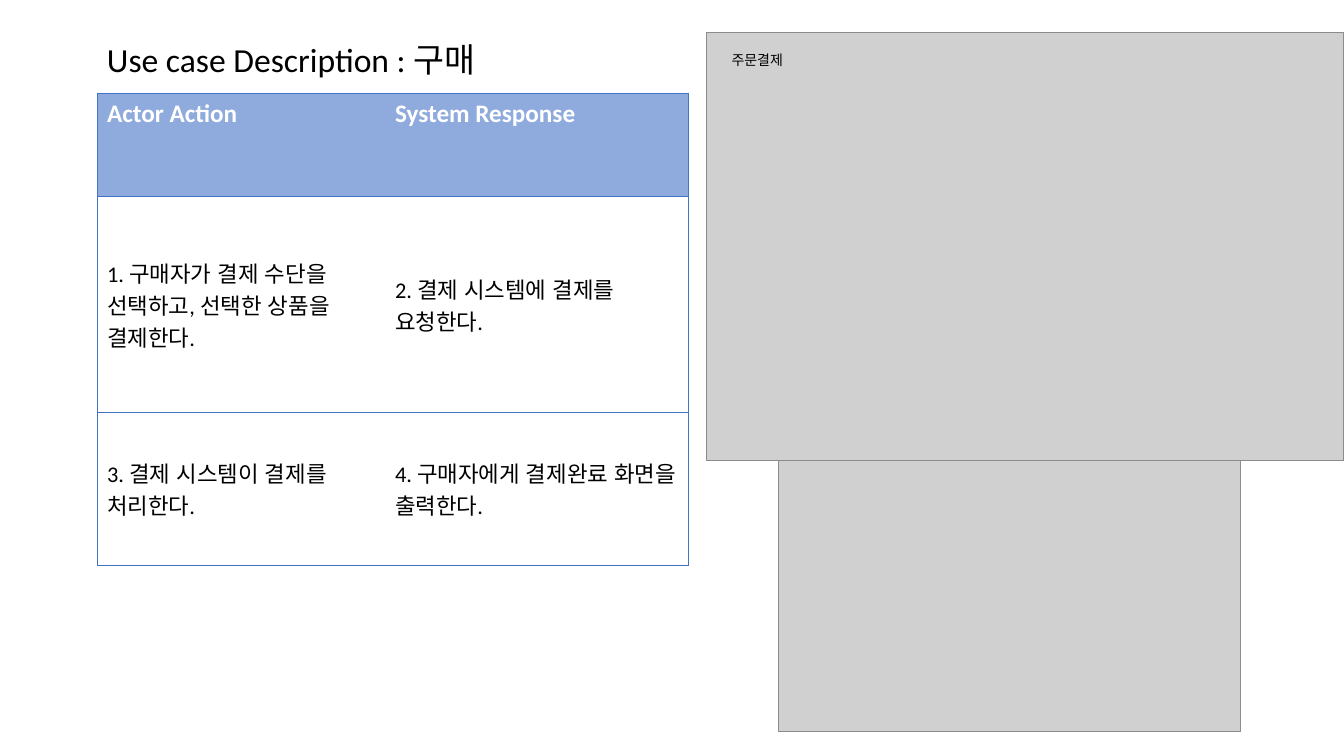
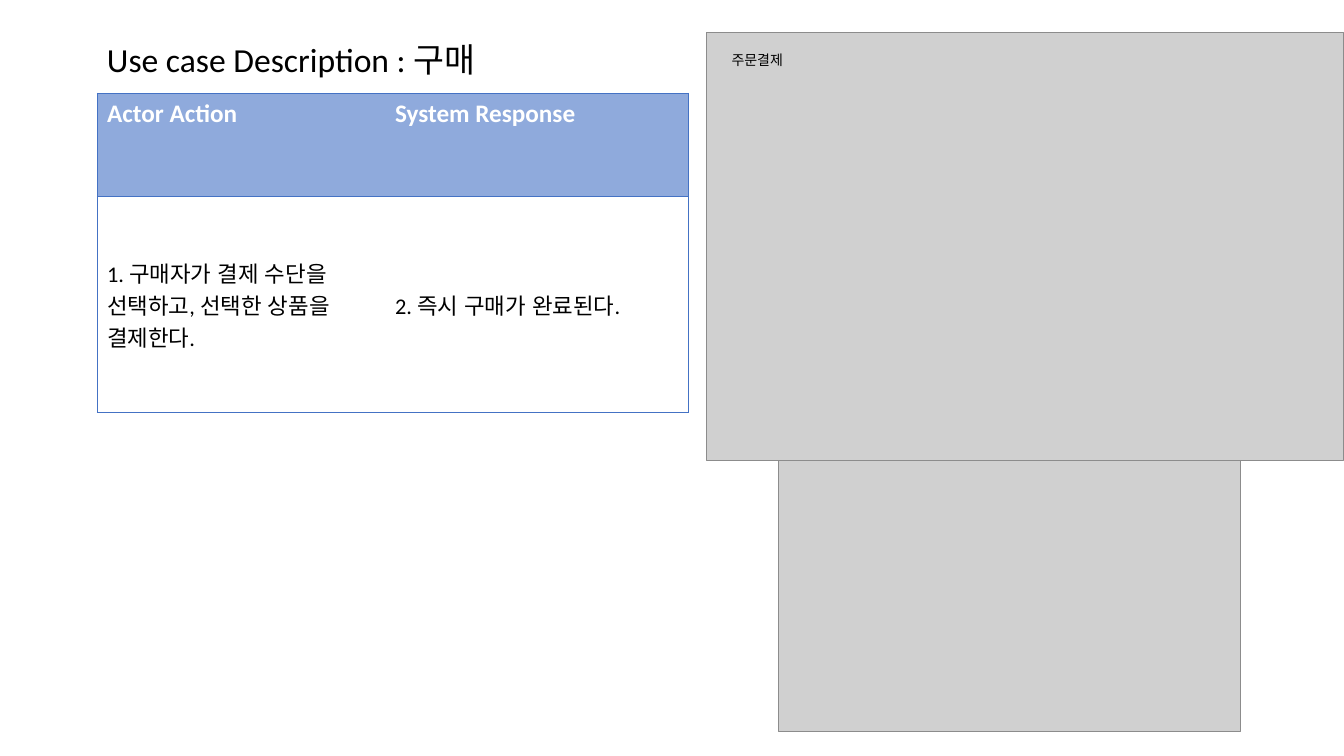
Before and after one commit to bbangnambong/RequirementCapturing, a slide deck: slide 9 of Use case Description.pptx. Drawn at 1344x756 pixels with LibreOffice and Linux fonts; fonts in the diff are those of the drawing; grey boxes stand for pictures. Boxes give left, top, right and bottom in pixels: in the first picture for what was removed or moved away, otherwise in the second. Text is boxed around its words. In the diff, an @@ line names an element or a change of style, - is before the commit and + after.

```diff
--- a/Use case Description.pptx
+++ b/Use case Description.pptx
@@ table at (97,93,689,412) @@
-row 2: 1. 구매자가 결제 수단을 선택하고, 선택한 상품을 결제한다. | 2. 결제 시스템에 결제를 요청한다.
-row 3: 3. 결제 시스템이 결제를 처리한다. | 4. 구매자에게 결제완료 화면을 출력한다.
+row 2: 1. 구매자가 결제 수단을 선택하고, 선택한 상품을 결제한다. | 2. 즉시 구매가 완료된다.
```
Also in this commit, not shown: 1 other slide changed, 2 other files.
